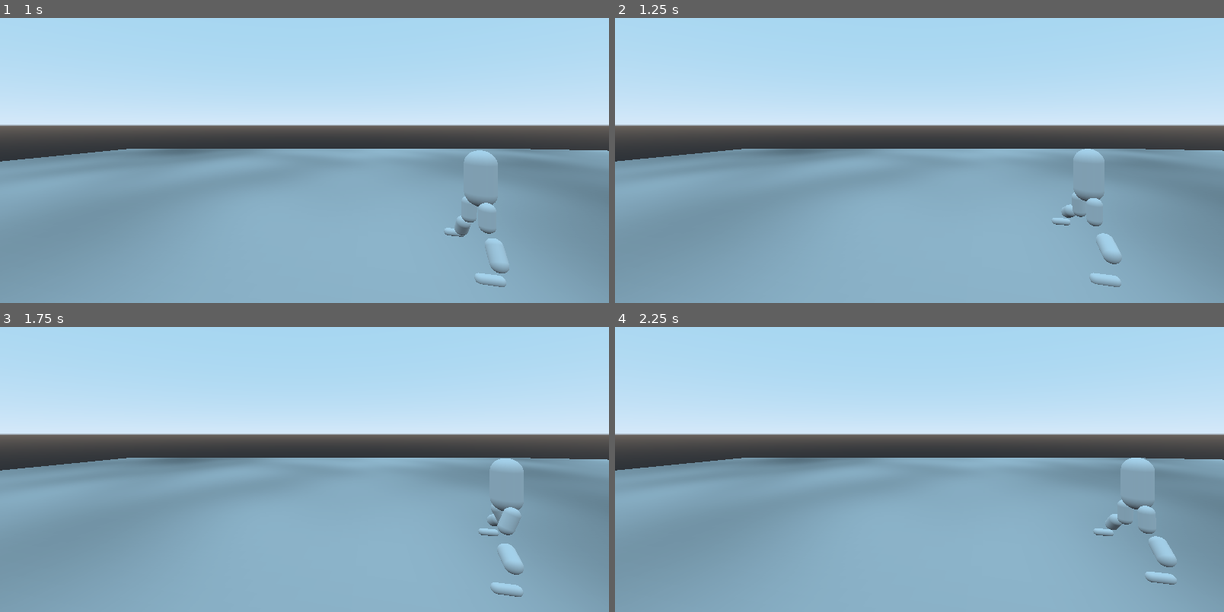
Above: before the commit, frames 1-4 (two rows, left to right).
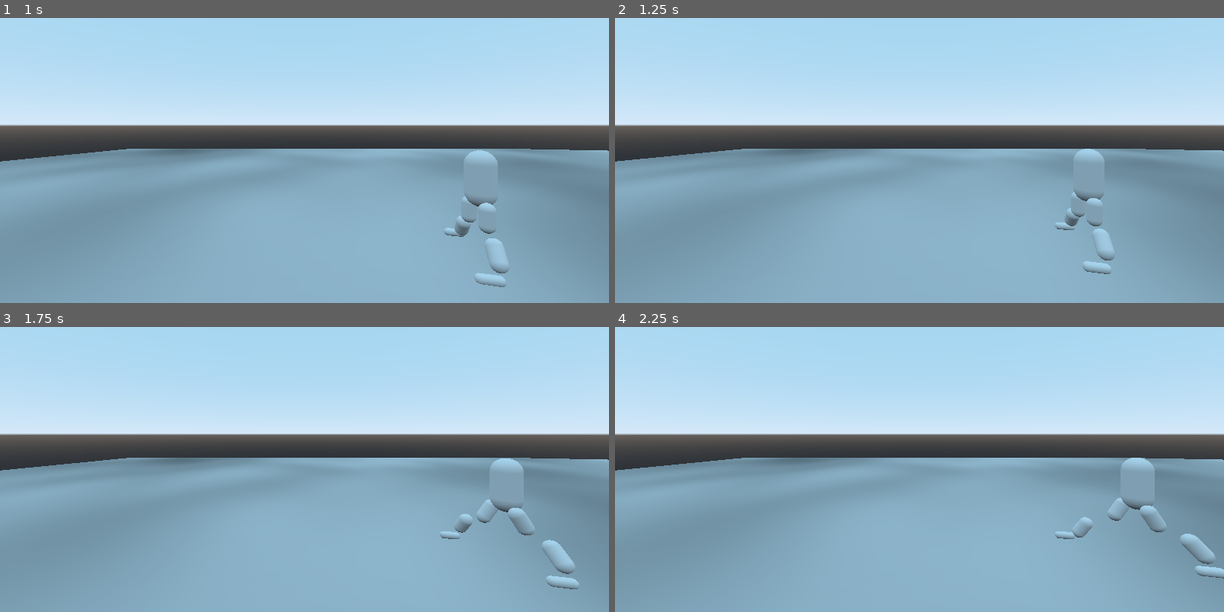
Above: after the commit, the same moments.

Repository: Terkwood/tinker-godot-joint
Game: Godot game, scene res://Main.tscn
Two runs of this game, one before a commit and one after it. Both use one fixed random seed, a clock stepped at 60 frames per second and the inputs below.
Inputs:
- Up to frame 1 (1 s): hold Right (ui_right) from 0.53 s (still down)
- Up to frame 2 (1.25 s): keep holding Right (ui_right)
- Up to frame 3 (1.75 s): release Right (ui_right) at 1.28 s; hold Down (ui_down) from 1.28 s (still down)
- Up to frame 4 (2.25 s): release Down (ui_down) at 2.03 s; hold Right (ui_right) from 2.03 s (still down)

Frame 1 is identical in both runs. In frame 2, 0.5% of the frame differs, in the area x 71-84%, y 61-95%; in frame 3, 1.1%, in the area x 72-96%, y 60-95%; in frame 4, 1.1%.

Commit message:
feat: shorten step

Diff:
--- a/Main.gd
+++ b/Main.gd
@@ -25,7 +25,7 @@
 var _moving_foot = Foot.LEFT
 enum Foot { LEFT, RIGHT }
 var _step_progress = 0
-const _MAX_STEP = 100
+const _MAX_STEP = 68
 func _physics_process(_delta):
 	var upper_body = $Player/KinUpperBody
 
